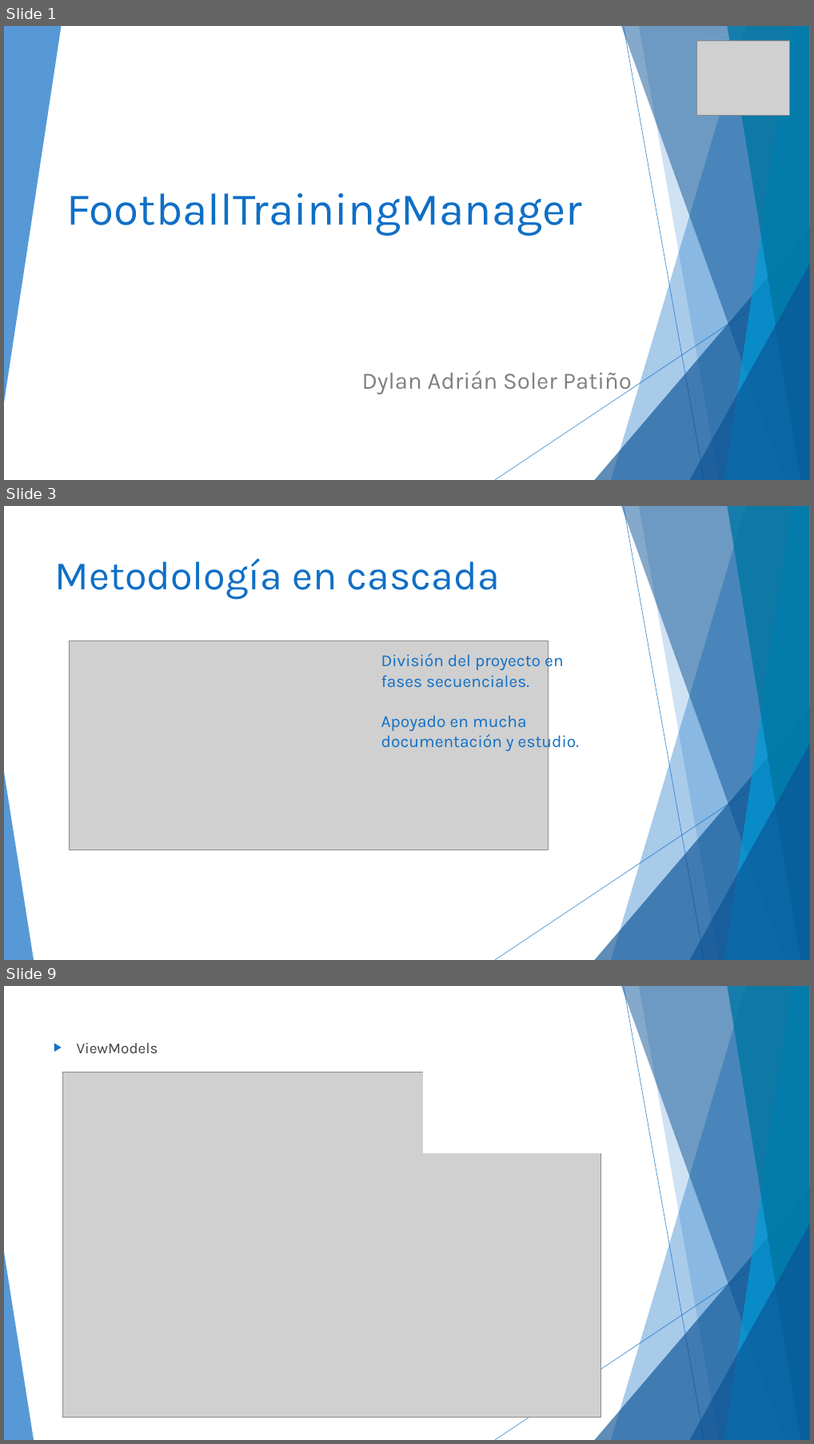
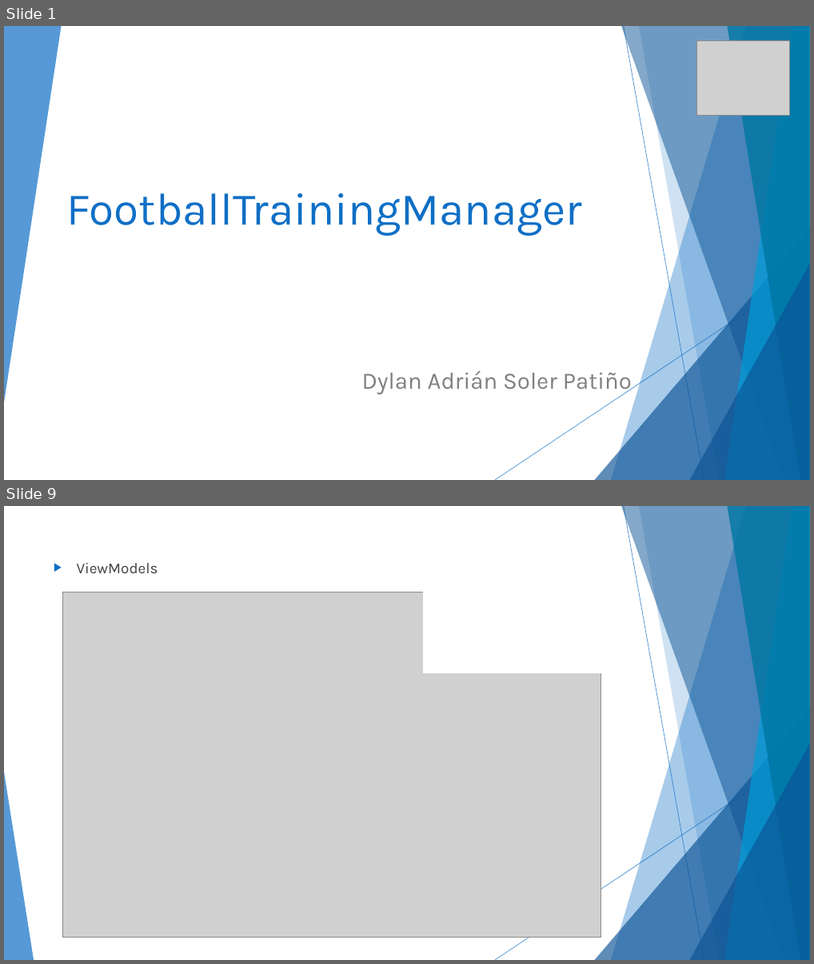
Before and after one commit to DylanSoler/ProyectoDAM, a slide deck: Documentacion/Presentacion/FootballTrainingManagerPresentacion.pptx. Shown one above the other, each under a label of ours: slides 1, 3 and 9 before the commit, slides 1 and 9 after it; the slides between them are not shown. The pictures are 814x1444 and 814x964 pixels, drawn with LibreOffice and Linux fonts; fonts in the diff are those of the drawing; grey boxes stand for pictures. Boxes give left, top, right and bottom in pixels: in the first picture for what was removed or moved away, otherwise in the second. Text is boxed around its words. In the diff, an @@ line names an element or a change of style, - is before the commit and + after.

```diff
--- a/Documentacion/Presentacion/FootballTrainingManagerPresentacion.pptx
+++ b/Documentacion/Presentacion/FootballTrainingManagerPresentacion.pptx
@@ slide 3 removed at (4,506,810,960), background #FFFFFF; not listed: 10 template elements that a slide beside it also shows @@
@@ title removed at (55,558,500,600) @@
-Metodología en cascada
@@ picture removed at (69,640,549,850) @@
@@ text removed at (382,651,579,752) @@
-División del proyecto en fases secuenciales.
-Apoyado en mucha documentación y estudio.
```
Also in this commit, not shown: 9 slides changed, 1 slide added, 2 other files.
